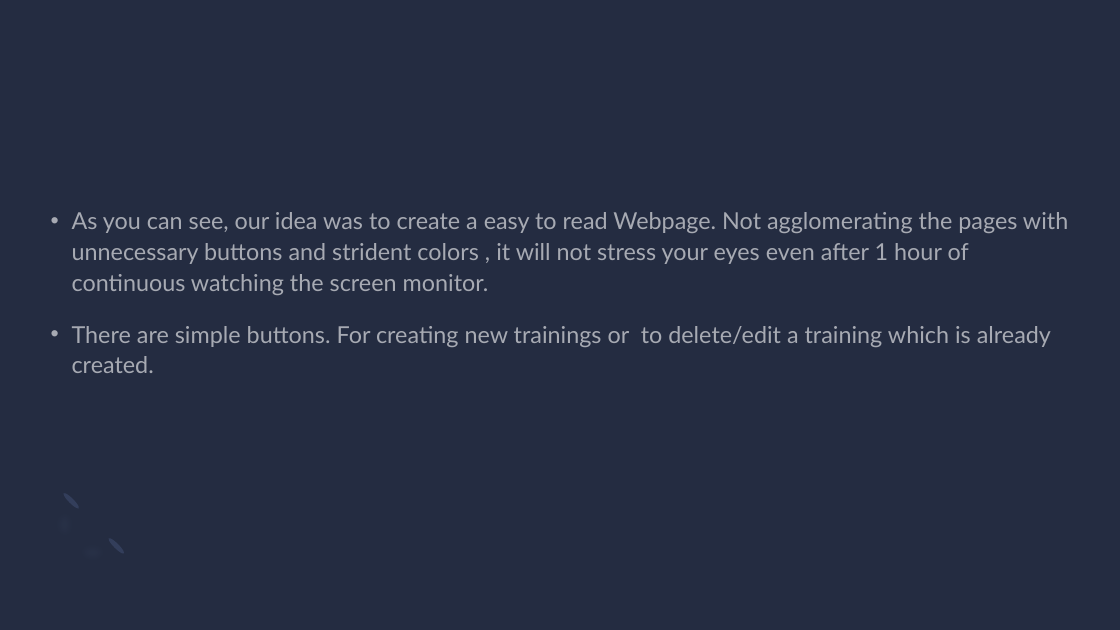
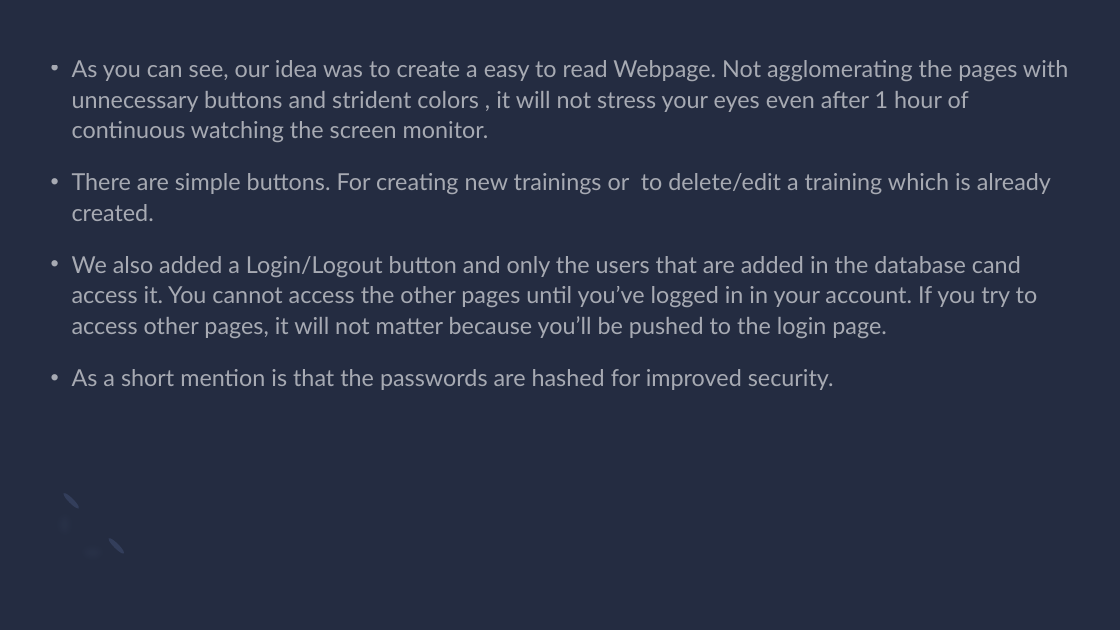
Before and after one commit to mariusalexandrunastasa/trainingsDB, a slide deck: slide 6 of TrainingDB_NNT.pptx. Drawn at 1120x630 pixels with LibreOffice and Linux fonts; fonts in the diff are those of the drawing. Boxes give left, top, right and bottom in pixels: in the first picture for what was removed or moved away, otherwise in the second. Text is boxed around its words. In the diff, an @@ line names an element or a change of style, - is before the commit and + after.

```diff
--- a/TrainingDB_NNT.pptx
+++ b/TrainingDB_NNT.pptx
@@ text at box(72, 256, 1038, 390): paragraphs added @@
+• We also added a Login/Logout button and only the users that are added in the database cand access it. You cannot access the other pages until you’ve logged in in your account. If you try to access other pages, it will not matter because you’ll be pushed to the login page.
+• As a short mention is that the passwords are hashed for improved security.
```
Also in this commit, not shown: 2 other slides changed, 1 other file.
